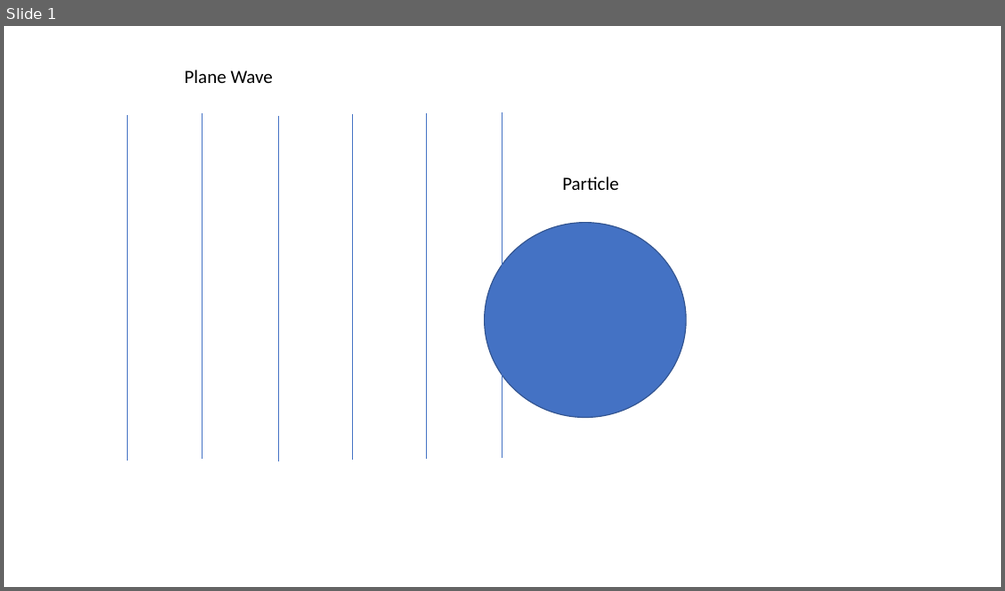
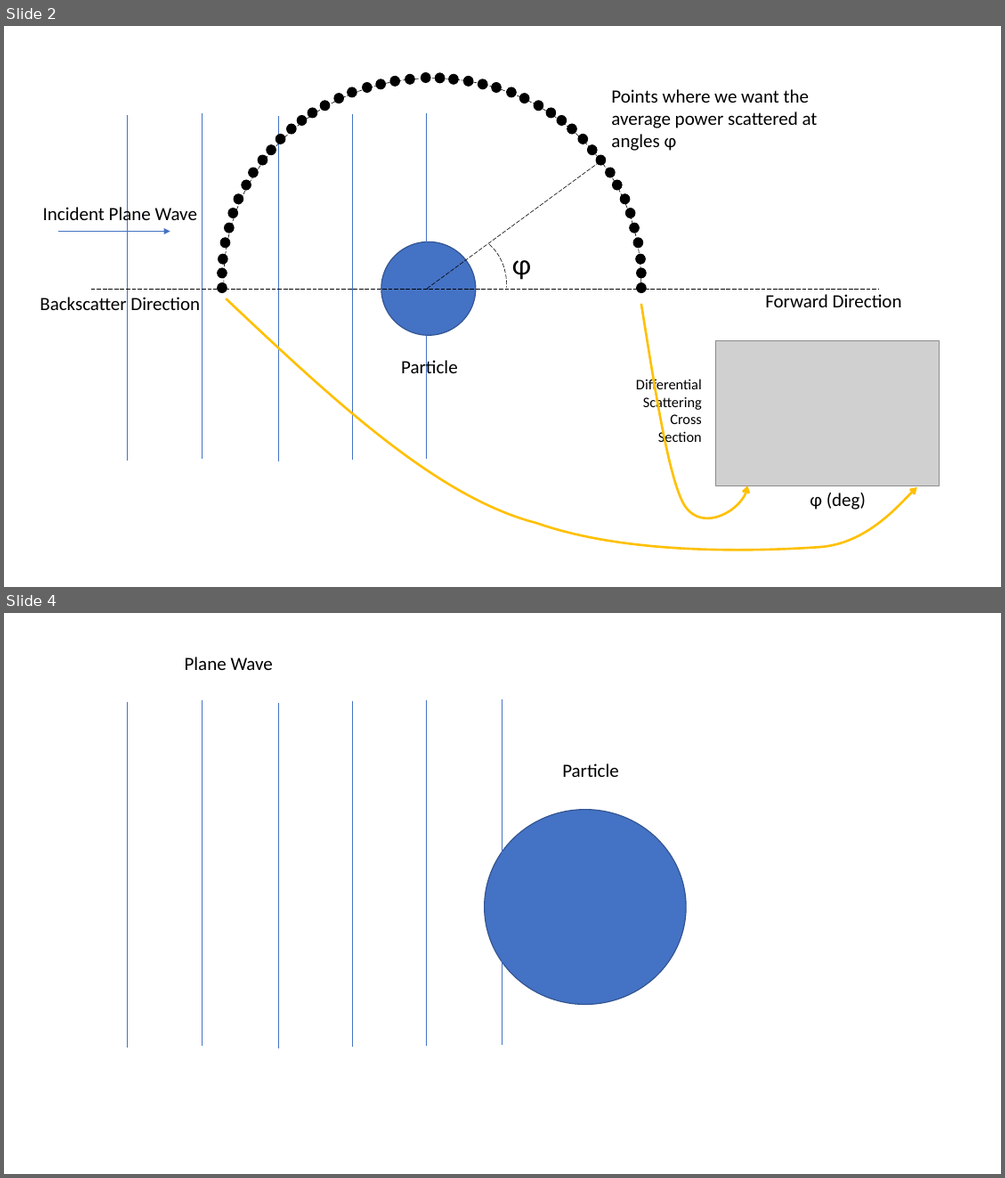
Before and after one commit to rtlines/VGF-Scattering-Code, a slide deck: Documentation/VGF_code_figures.pptx. Shown one above the other, each under a label of ours: slide 1 before the commit, slides 2 and 4 after it; the slides between them are not shown. The pictures are 1005x591 and 1005x1178 pixels, drawn with LibreOffice and Linux fonts; fonts in the diff are those of the drawing; grey boxes stand for pictures. Boxes give left, top, right and bottom in pixels: in the first picture for what was removed or moved away, otherwise in the second. Text is boxed around its words. In the diff, an @@ line names an element or a change of style, - is before the commit and + after.

```diff
--- a/Documentation/VGF_code_figures.pptx
+++ b/Documentation/VGF_code_figures.pptx
@@ slide 2 added at (4,26,1001,587), background #FFFFFF @@
@@ arc (boxed as its full ellipse) added at (224,79,641,482), outline #000000 0.5 pt dashed @@
@@ group added at (217,75,414,293): 22 ellipses @@
@@ ellipse added at (421,73,430,83), fill #000000, outline #000000 1 pt @@
@@ ellipse added at (436,73,445,83), fill #000000, outline #000000 1 pt @@
@@ group added at (428,75,646,293): 22 ellipses, 1 line @@
@@ text added at (611,89,817,151), 18 pt, text #000000 @@
+Points where we want the average power scattered at angles φ
@@ line added from (128, 115) to (128, 460), #4472C4 0.5 pt @@
@@ line added from (202, 113) to (202, 459), #4472C4 0.5 pt @@
@@ line added from (278, 116) to (278, 461), #4472C4 0.5 pt @@
@@ line added from (353, 114) to (353, 459), #4472C4 0.5 pt @@
@@ line added from (427, 113) to (427, 459), #4472C4 0.5 pt @@
@@ text added at (43,204,197,225), 18 pt, text #000000 @@
+Incident Plane Wave
@@ arrow added from (58, 231) to (170, 231), #4472C4 0.5 pt @@
@@ arc (boxed as its full ellipse) added at (424,235,507,336), outline #000000 0.5 pt dashed @@
@@ ellipse added at (381,242,476,336), fill #4472C4, outline #325491 1 pt @@
@@ text added at (512,260,531,280), 28 pt, text #000000 @@
+φ
@@ line added from (90, 289) to (879, 289), #000000 0.5 pt dashed @@
@@ text added at (40,297,200,310), 18 pt, text #000000 @@
+Backscatter Direction
@@ freeform shape added at (226,298,917,549), outline #FFC000 2.25 pt @@
@@ freeform shape added at (641,304,747,516), outline #FFC000 2.25 pt @@
@@ text added at (765,294,902,307), 18 pt, text #000000 @@
+Forward Direction
@@ picture added at (715,341,938,485) @@
@@ text added at (401,358,458,379), 18 pt, text #000000 @@
+Particle
@@ text added at (636,378,702,446), 14 pt, text #000000 @@
+Differential Scattering Cross Section
@@ text added at (809,492,866,509), 18 pt, text #000000 @@
+φ (deg)
@@ what was slide 1 is now slide 4 @@
```
Also in this commit, not shown: 4 other slides added, 2 other files.
